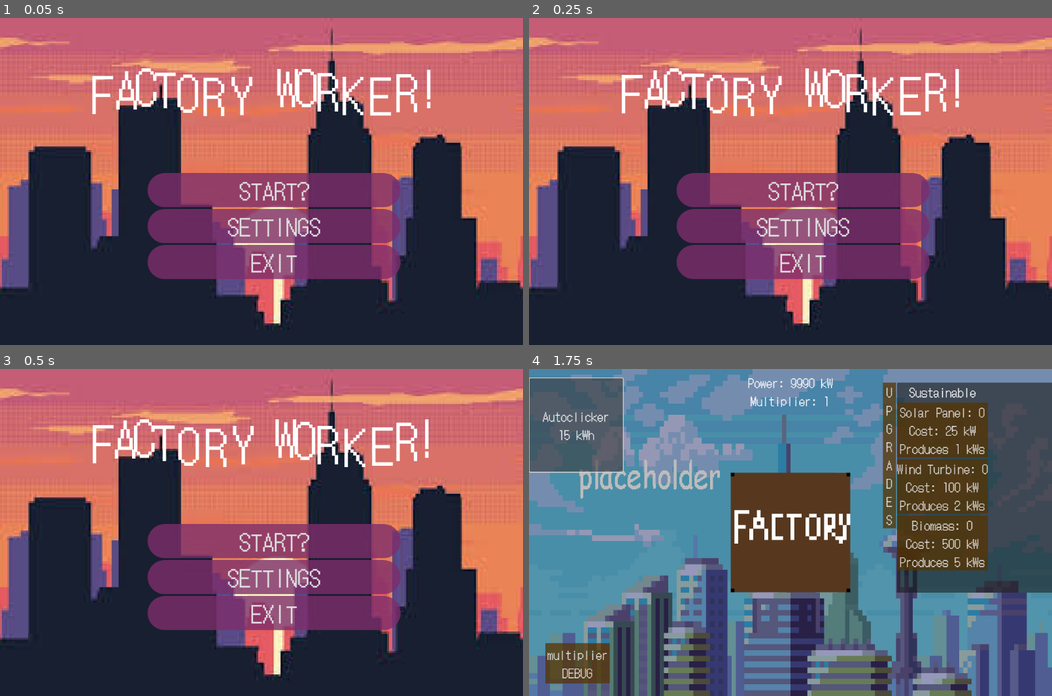
Above: before the commit, frames 1-4 (two rows, left to right).
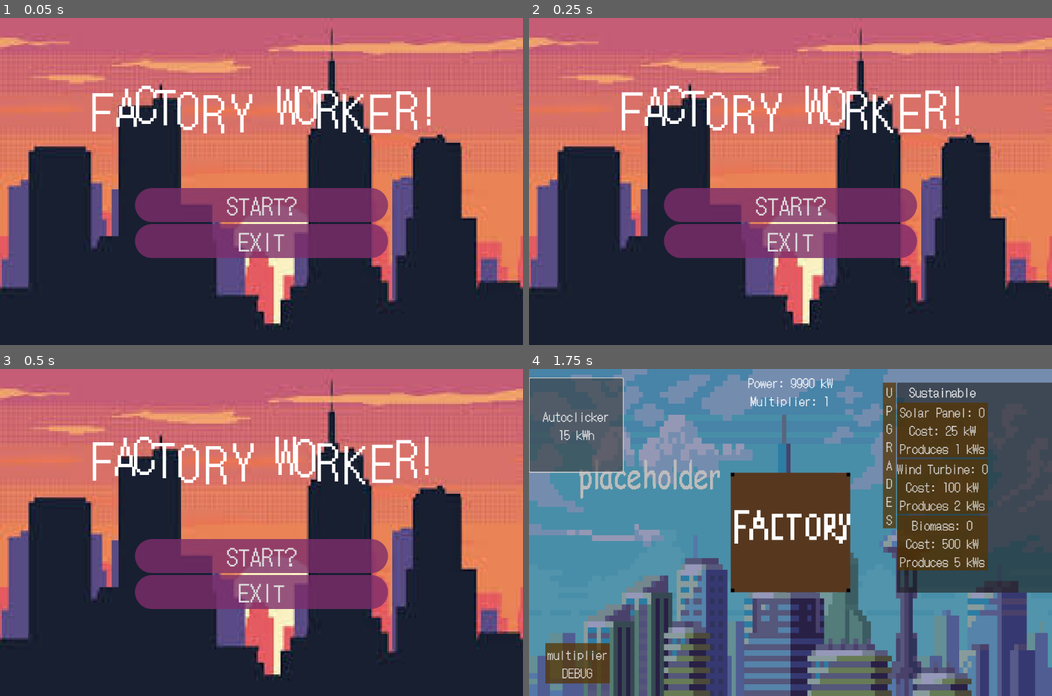
Above: after the commit, the same moments.

Repository: chu0029/SusGame
Game: Godot game, scene res://scenes/menu_start.tscn
Same seed, same stepped clock (60 frames per second), same inputs: the game is played once before the commit and once after it.
Inputs (mouse positions are in pixels of both pictures, inside the frame that each line leads up to):
- Up to frame 1 (0.05 s): no input
- Up to frame 2 (0.25 s): no input
- Up to frame 3 (0.5 s): no input
- Up to frame 4 (1.75 s): click (800, 578) at 0.5 s, where only the run before the commit has a clickable "SETTINGS"; click "autoclicker cost: 10 kW/s" at 1.25 s

The runs differ from the first frame. In frame 1, 11% of the frame differs, in the area x 17-83%, y 15-80%; in frame 2, 11%; in frame 3, 11%, in the area x 17-82%, y 15-80%; in frame 4, nothing differs.
Error before the commit: Cannot call method 'change_scene_to_file' on a null value. (res://scripts/menu_start_script.gd:16)
Error after the commit: Cannot call method 'quit' on a null value. (res://scripts/menu_start_script.gd:14)

Commit message:
clean stuff up

Diff:
--- /dev/null
+++ b/filees and stuff/gametest.tres
@@ -0,0 +1,9 @@
+[gd_resource type="Theme" load_steps=3 format=3 uid="uid://yfe8see4c3cw"]
+
+[ext_resource type="FontFile" uid="uid://dd1g3ubwksw" path="res://filees and stuff/DOTGOTHIC16.TTF" id="1_0q0bg"]
+[ext_resource type="StyleBox" uid="uid://bmd8e1tc2yjsf" path="res://filees and stuff/TEST_style_box_flat.tres" id="1_1prqb"]
+
+[resource]
+default_font = ExtResource("1_0q0bg")
+default_font_size = 26
+Button/styles/normal = ExtResource("1_1prqb")
--- a/gametest.tres
+++ /dev/null
@@ -1,9 +0,0 @@
-[gd_resource type="Theme" load_steps=3 format=3 uid="uid://yfe8see4c3cw"]
-
-[ext_resource type="FontFile" uid="uid://dd1g3ubwksw" path="res://DOTGOTHIC16.TTF" id="1_0q0bg"]
-[ext_resource type="StyleBox" uid="uid://bmd8e1tc2yjsf" path="res://TEST_style_box_flat.tres" id="1_1prqb"]
-
-[resource]
-default_font = ExtResource("1_0q0bg")
-default_font_size = 26
-Button/styles/normal = ExtResource("1_1prqb")
--- a/project.godot
+++ b/project.godot
@@ -13,7 +13,7 @@
 config/name="SusGame"
 run/main_scene="uid://uagqm7agdako"
 config/features=PackedStringArray("4.4", "Forward Plus")
-config/icon="res://icon.svg"
+config/icon="res://filees and stuff/icon.svg"
 
 [autoload]
 
--- a/scenes/game.tscn
+++ b/scenes/game.tscn
@@ -1,8 +1,8 @@
 [gd_scene load_steps=5 format=3 uid="uid://cu7o6v80yhekf"]
 
 [ext_resource type="Script" uid="uid://cwmna8lkuucmu" path="res://scripts/game.gd" id="1_yqjtg"]
-[ext_resource type="Texture2D" uid="uid://b7xvqpo14820x" path="res://factory.png" id="2_lnu2h"]
-[ext_resource type="Texture2D" uid="uid://orqviajp7y2t" path="res://icon.svg" id="3_lnu2h"]
+[ext_resource type="Texture2D" uid="uid://b7xvqpo14820x" path="res://filees and stuff/factory.png" id="2_lnu2h"]
+[ext_resource type="Texture2D" uid="uid://orqviajp7y2t" path="res://filees and stuff/icon.svg" id="3_lnu2h"]
 
 [sub_resource type="Theme" id="Theme_lbhrr"]
 default_font_size = 50
--- a/scenes/gametest.tscn
+++ b/scenes/gametest.tscn
@@ -1,14 +1,13 @@
-[gd_scene load_steps=8 format=3 uid="uid://ikdew4lo1lg8"]
+[gd_scene load_steps=7 format=3 uid="uid://ikdew4lo1lg8"]
 
 [ext_resource type="Script" uid="uid://bpn0pj6e5fff0" path="res://scripts/gametest.gd" id="1_34im5"]
-[ext_resource type="Texture2D" uid="uid://b7xvqpo14820x" path="res://factory.png" id="1_kpvv0"]
-[ext_resource type="AudioStream" uid="uid://b2ev1rwqv8ylo" path="res://e_s004.ogg" id="3_6ycye"]
-[ext_resource type="Theme" uid="uid://yfe8see4c3cw" path="res://gametest.tres" id="3_34im5"]
-[ext_resource type="AudioStream" uid="uid://bou11k5vvk7ai" path="res://e_s015.ogg" id="5_1dvly"]
-[ext_resource type="Texture2D" uid="uid://i6623btw2mrp" path="res://background placeholder.png" id="6_i0h8x"]
-[ext_resource type="AudioStream" uid="uid://cbjhbqsh1ymx0" path="res://PYRAMID - banana marmalade.ogg" id="7_t82je"]
+[ext_resource type="Texture2D" uid="uid://b7xvqpo14820x" path="res://filees and stuff/factory.png" id="1_kpvv0"]
+[ext_resource type="AudioStream" uid="uid://b2ev1rwqv8ylo" path="res://filees and stuff/e_s004.ogg" id="3_6ycye"]
+[ext_resource type="Theme" uid="uid://yfe8see4c3cw" path="res://filees and stuff/gametest.tres" id="3_34im5"]
+[ext_resource type="Texture2D" uid="uid://i6623btw2mrp" path="res://filees and stuff/background placeholder.png" id="6_i0h8x"]
+[ext_resource type="AudioStream" uid="uid://cbjhbqsh1ymx0" path="res://filees and stuff/PYRAMID - banana marmalade.ogg" id="7_t82je"]
 
-[node name="Control" type="Control" node_paths=PackedStringArray("counter", "multipcounter", "timer", "soundfactory", "soundupgrade", "bgm", "autoclicker", "solarpanel", "windturbine", "biomass")]
+[node name="Control" type="Control" node_paths=PackedStringArray("counter", "multipcounter", "timer", "soundfactory", "bgm", "autoclicker", "solarpanel", "windturbine", "biomass")]
 layout_mode = 3
 anchors_preset = 15
 anchor_right = 1.0
@@ -20,7 +19,6 @@
 multipcounter = NodePath("multipcounter")
 timer = NodePath("Timer")
 soundfactory = NodePath("factory/soundfactory")
-soundupgrade = NodePath("soundupgrade")
 bgm = NodePath("Pyramid-BananaMarmalade")
 autoclicker = NodePath("autoclicker")
 solarpanel = NodePath("Panel/ScrollContainer/MarginContainer/HBoxContainer/VBoxContainer/solarpanel")
@@ -103,9 +101,6 @@
 text = "autoclicker
 cost: 10 kW/s"
 
-[node name="soundupgrade" type="AudioStreamPlayer" parent="."]
-stream = ExtResource("5_1dvly")
-
 [node name="Panel" type="Panel" parent="."]
 custom_minimum_size = Vector2(450, 450)
 layout_mode = 2
--- a/scenes/menu_start.tscn
+++ b/scenes/menu_start.tscn
@@ -1,8 +1,8 @@
 [gd_scene load_steps=8 format=3 uid="uid://uagqm7agdako"]
 
 [ext_resource type="Script" uid="uid://c07hputae2uq7" path="res://scripts/menu_start_script.gd" id="1_tc6ix"]
-[ext_resource type="Texture2D" uid="uid://0mbegryy0420" path="res://city pixal placeholder.jpg" id="2_4jmj5"]
-[ext_resource type="FontFile" uid="uid://dd1g3ubwksw" path="res://DOTGOTHIC16.TTF" id="3_phe8i"]
+[ext_resource type="Texture2D" uid="uid://0mbegryy0420" path="res://filees and stuff/city pixal placeholder.jpg" id="2_4jmj5"]
+[ext_resource type="FontFile" uid="uid://dd1g3ubwksw" path="res://filees and stuff/DOTGOTHIC16.TTF" id="3_phe8i"]
 [ext_resource type="Script" uid="uid://cdaiah8pxptle" path="res://scripts/rich_text_label.gd" id="4_4jmj5"]
 
 [sub_resource type="StyleBoxFlat" id="StyleBoxFlat_tc6ix"]
@@ -54,11 +54,18 @@
 texture = ExtResource("2_4jmj5")
 
 [node name="VBoxContainer" type="VBoxContainer" parent="."]
-layout_mode = 0
-offset_left = 316.0
-offset_top = 332.0
-offset_right = 858.0
-offset_bottom = 641.0
+layout_mode = 1
+anchors_preset = 8
+anchor_left = 0.5
+anchor_top = 0.5
+anchor_right = 0.5
+anchor_bottom = 0.5
+offset_left = -271.0
+offset_top = 14.0
+offset_right = 271.0
+offset_bottom = 200.0
+grow_horizontal = 2
+grow_vertical = 2
 
 [node name="start" type="Button" parent="VBoxContainer"]
 layout_mode = 2
@@ -68,15 +75,6 @@
 theme_override_styles/pressed = SubResource("StyleBoxFlat_phe8i")
 theme_override_styles/normal = SubResource("StyleBoxFlat_4jmj5")
 text = "START?"
-
-[node name="settings" type="Button" parent="VBoxContainer"]
-layout_mode = 2
-theme_override_fonts/font = ExtResource("3_phe8i")
-theme_override_font_sizes/font_size = 50
-theme_override_styles/hover = SubResource("StyleBoxFlat_tc6ix")
-theme_override_styles/pressed = SubResource("StyleBoxFlat_phe8i")
-theme_override_styles/normal = SubResource("StyleBoxFlat_4jmj5")
-text = "SETTINGS"
 
 [node name="exit" type="Button" parent="VBoxContainer"]
 layout_mode = 2
@@ -95,9 +93,9 @@
 anchor_right = 0.5
 anchor_bottom = 0.5
 offset_left = -419.0
-offset_top = -274.0
+offset_top = -237.0
 offset_right = 423.0
-offset_bottom = -118.0
+offset_bottom = -81.0
 grow_horizontal = 2
 grow_vertical = 2
 theme_override_fonts/normal_font = ExtResource("3_phe8i")
@@ -112,7 +110,5 @@
 script = ExtResource("4_4jmj5")
 
 [connection signal="pressed" from="VBoxContainer/start" to="." method="_on_button_pressed"]
-[connection signal="pressed" from="VBoxContainer/settings" to="." method="_on_button_pressed"]
-[connection signal="pressed" from="VBoxContainer/settings" to="." method="_on_SETTINGS_pressed"]
 [connection signal="pressed" from="VBoxContainer/exit" to="." method="_on_button_pressed"]
 [connection signal="pressed" from="VBoxContainer/exit" to="." method="_on_exit_pressed"]
--- a/scenes/settings_menu.tscn
+++ /dev/null
@@ -1,54 +0,0 @@
-[gd_scene load_steps=3 format=3 uid="uid://bq0xsbmtovpmi"]
-
-[ext_resource type="Texture2D" uid="uid://0mbegryy0420" path="res://city pixal placeholder.jpg" id="1_05p07"]
-[ext_resource type="Script" uid="uid://bx0jdxb81hjsg" path="res://scripts/settings_menu.gd" id="1_cr101"]
-
-[node name="settings menu" type="Control"]
-layout_mode = 3
-anchors_preset = 15
-anchor_right = 1.0
-anchor_bottom = 1.0
-grow_horizontal = 2
-grow_vertical = 2
-script = ExtResource("1_cr101")
-
-[node name="TextureRect" type="TextureRect" parent="."]
-modulate = Color(0.674815, 0.674815, 0.674815, 1)
-self_modulate = Color(0.637843, 0.637843, 0.637843, 1)
-layout_mode = 1
-anchors_preset = 15
-anchor_right = 1.0
-anchor_bottom = 1.0
-grow_horizontal = 2
-grow_vertical = 2
-texture = ExtResource("1_05p07")
-
-[node name="VBoxContainer" type="VBoxContainer" parent="."]
-layout_mode = 0
-offset_left = 169.0
-offset_top = 311.0
-offset_right = 933.0
-offset_bottom = 503.0
-
-[node name="HSlider" type="HSlider" parent="VBoxContainer"]
-layout_mode = 2
-max_value = 1.5
-step = 0.001
-rounded = true
-
-[node name="Button" type="Button" parent="."]
-layout_mode = 1
-anchors_preset = 7
-anchor_left = 0.5
-anchor_top = 1.0
-anchor_right = 0.5
-anchor_bottom = 1.0
-offset_left = -126.0
-offset_top = -155.0
-offset_right = 126.0
-offset_bottom = -80.0
-grow_horizontal = 2
-grow_vertical = 0
-text = "BACK"
-
-[connection signal="pressed" from="Button" to="." method="_on_button_pressed"]
--- a/scenes/solarpanel.tscn
+++ b/scenes/solarpanel.tscn
@@ -1,6 +1,6 @@
 [gd_scene load_steps=2 format=3 uid="uid://cqufdgwarno"]
 
-[ext_resource type="Theme" uid="uid://yfe8see4c3cw" path="res://gametest.tres" id="1_bxhbg"]
+[ext_resource type="Theme" uid="uid://yfe8see4c3cw" path="res://filees and stuff/gametest.tres" id="1_bxhbg"]
 
 [node name="solarpanel" type="Button"]
 offset_left = 84.0
--- a/scripts/label.gd
+++ /dev/null
@@ -1,7 +0,0 @@
-extends Label
-
-func _ready() -> void:
-	pass
-
-func _process(delta: float) -> void:
-	self.text = "[wave amp=10 freq=5] FACTORY WORKER! [/wave]"
--- a/scripts/menu_start_script.gd
+++ b/scripts/menu_start_script.gd
@@ -10,11 +10,5 @@
 func _on_button_pressed() -> void:
 	get_tree().change_scene_to_file("res://scenes/gametest.tscn")
 
-
-
-func _on_SETTINGS_pressed() -> void:
-	get_tree().change_scene_to_file("res://scenes/settings_menu.tscn")
-
-
 func _on_exit_pressed() -> void:
 	get_tree().quit()
--- a/scripts/settings_menu.gd
+++ /dev/null
@@ -1,7 +0,0 @@
-extends Control
-
-
-
-
-func _on_button_pressed() -> void:
-	get_tree().change_scene_to_file("res://scenes/menu_start.tscn")
--- a/upgrademenu.tscn
+++ b/upgrademenu.tscn
@@ -1,6 +1,6 @@
 [gd_scene load_steps=3 format=3 uid="uid://cth80vhcrqkvm"]
 
-[ext_resource type="Theme" uid="uid://yfe8see4c3cw" path="res://gametest.tres" id="1_y8btm"]
+[ext_resource type="Theme" uid="uid://yfe8see4c3cw" path="res://filees and stuff/gametest.tres" id="1_y8btm"]
 
 [sub_resource type="GDScript" id="GDScript_gsywg"]
 script/source = "extends Node2D
Not shown, removed: PYRAMID - banana marmalade.ogg.import
Not shown, removed: e_s004.ogg.import
Not shown, removed: e_s015.ogg.import
Renamed: DOTGOTHIC16.TTF -> filees and stuff/DOTGOTHIC16.TTF
Not shown, changed: filees and stuff/DOTGOTHIC16.TTF.import
Not shown, added: filees and stuff/PYRAMID - banana marmalade.ogg.import
Renamed: TEST_style_box_flat.tres -> filees and stuff/TEST_style_box_flat.tres
Renamed: background placeholder.png -> filees and stuff/background placeholder.png
Not shown, changed: filees and stuff/background placeholder.png.import
Renamed: button placeholder.jpg -> filees and stuff/button placeholder.jpg
Not shown, changed: filees and stuff/button placeholder.jpg.import
Renamed: city pixal placeholder.jpg -> filees and stuff/city pixal placeholder.jpg
(and 11 more such lines)
